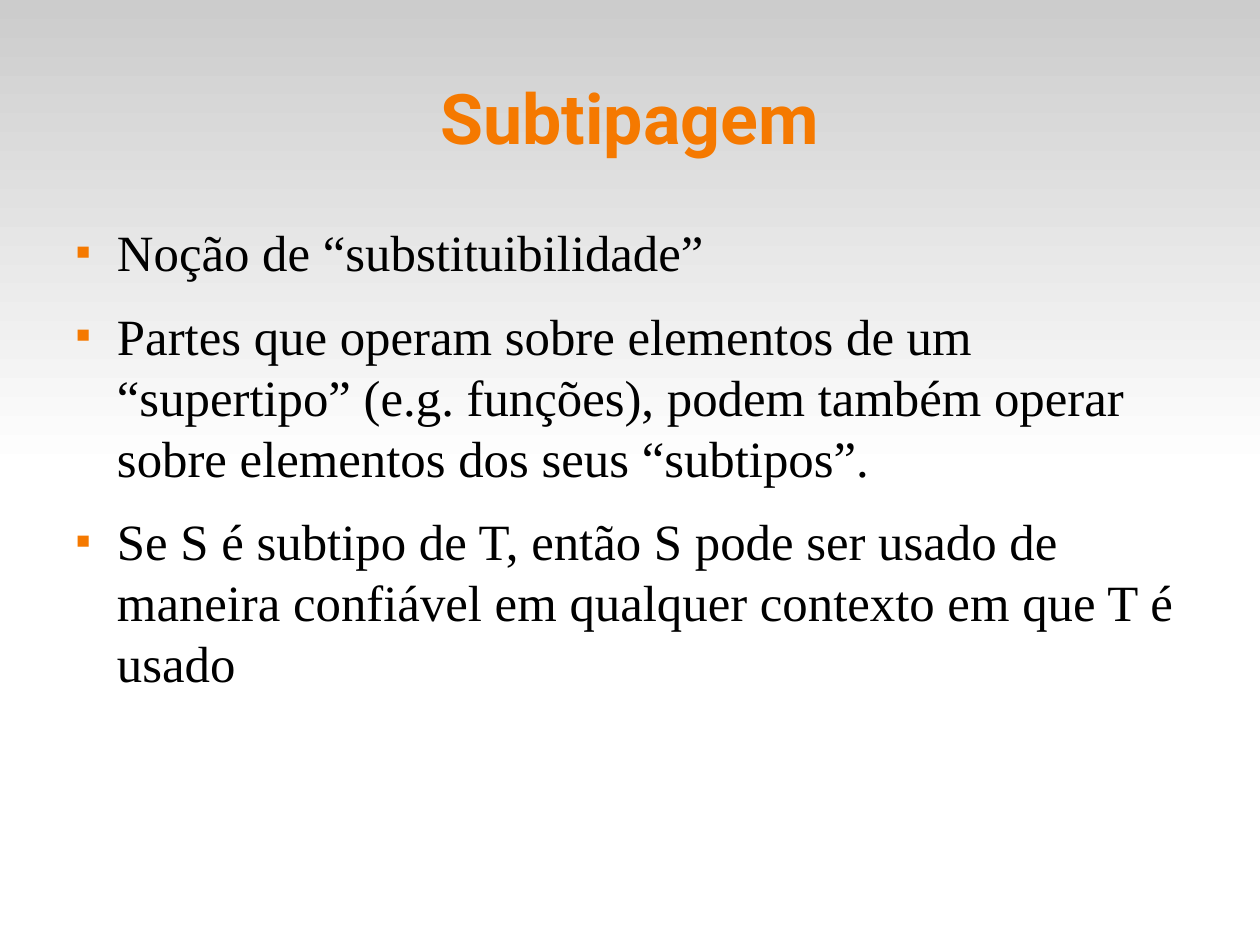
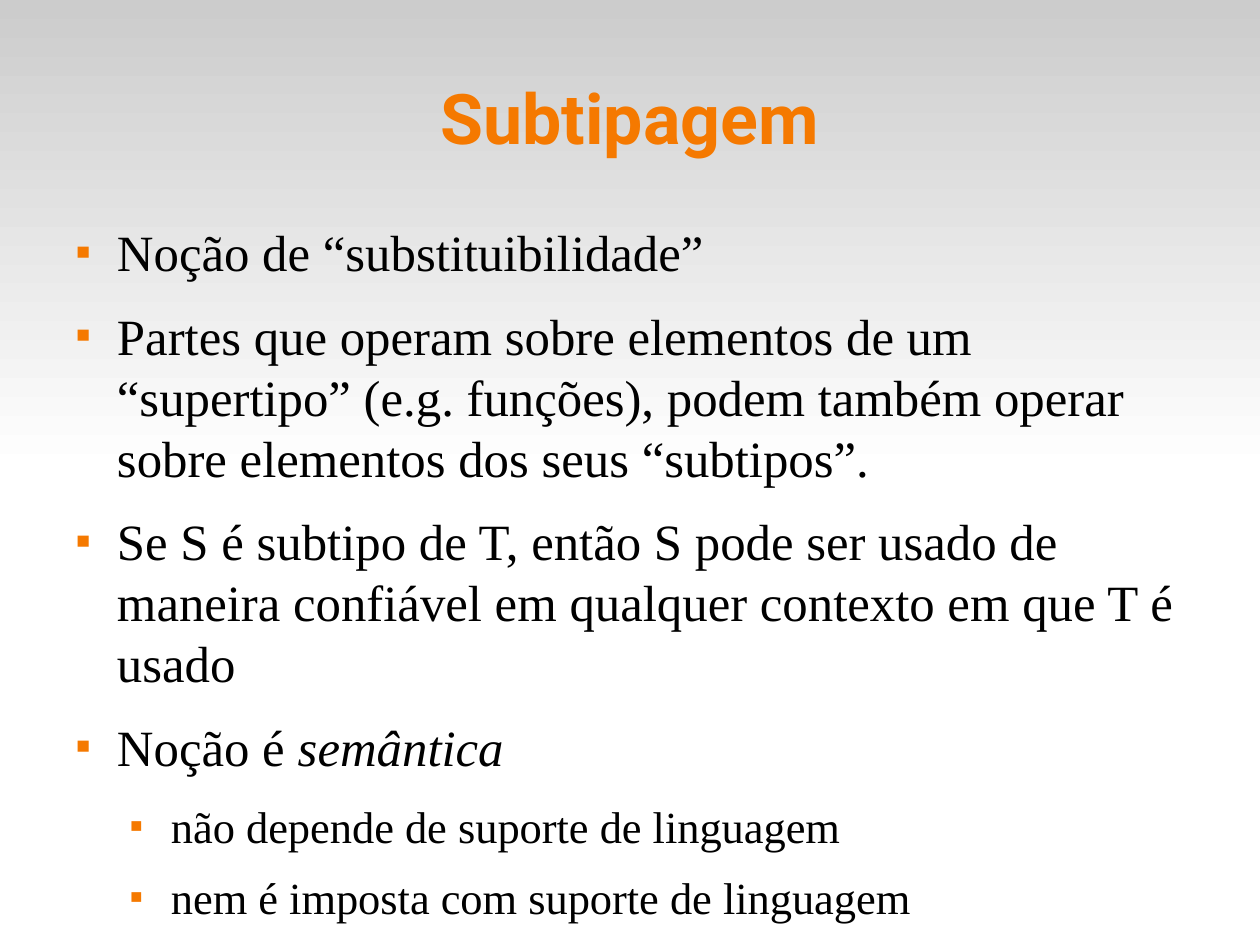
Before and after one commit to fsantanna-uerj/EDL, a slide deck: slide 10 of slides/edl-09-oo.odp. Drawn at 1260x945 pixels with LibreOffice and Linux fonts; fonts in the diff are those of the drawing. Boxes give left, top, right and bottom in pixels: in the first picture for what was removed or moved away, otherwise in the second. Text is boxed around its words. In the diff, an @@ line names an element or a change of style, - is before the commit and + after.

```diff
--- a/slides/edl-09-oo.odp
+++ b/slides/edl-09-oo.odp
@@ text at [117, 730, 910, 923]: paragraphs added @@
+■ Noção é semântica
+  ■ não depende de suporte de linguagem
+  ■ nem é imposta com suporte de linguagem
```
Also in this commit, not shown: 2 other slides changed, 12 slides added, 5 other files.
